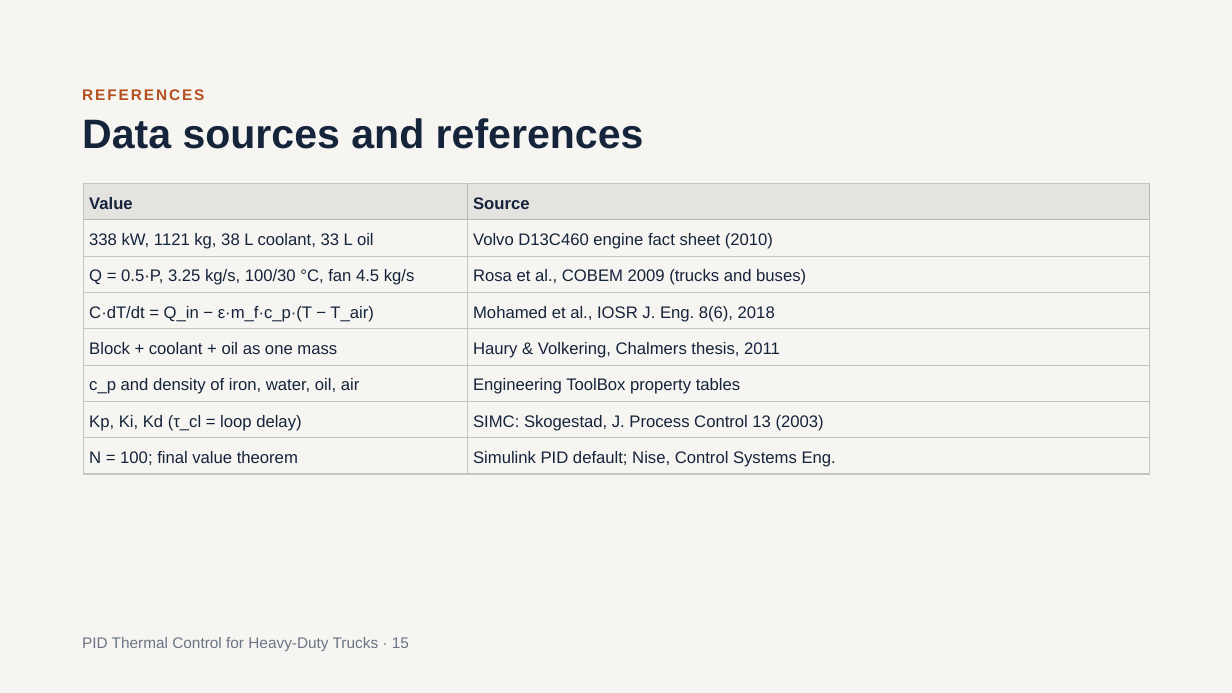
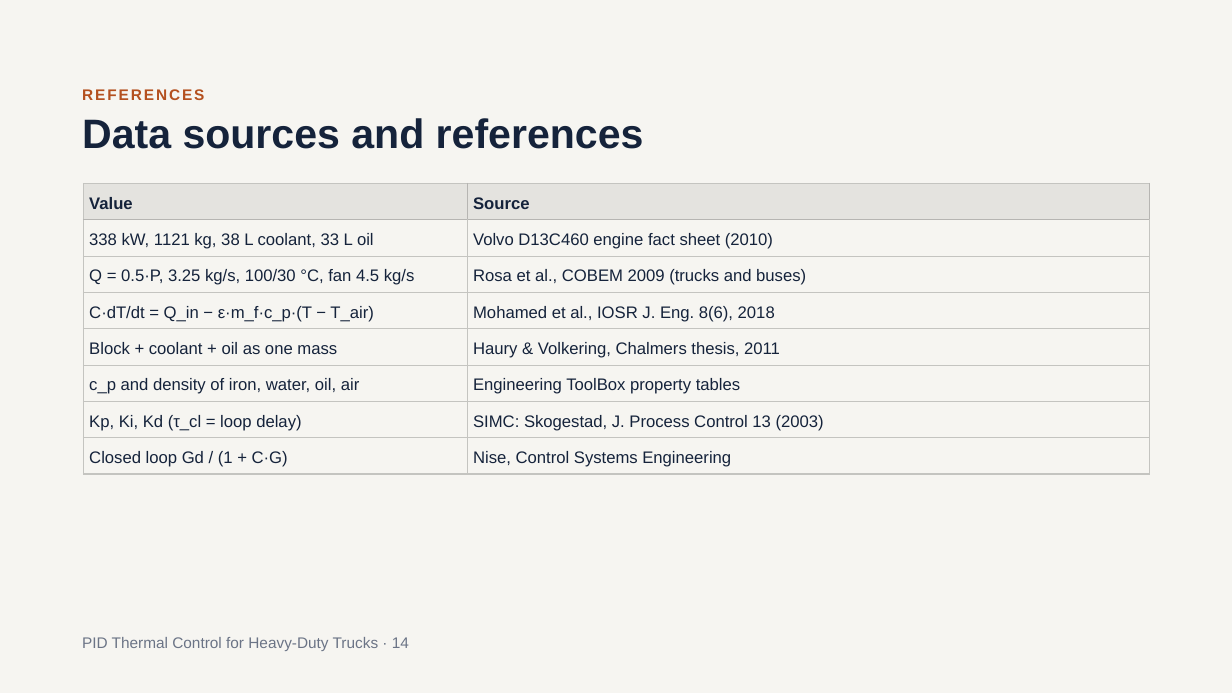
Before and after one commit to SushanthBibi/PID-Cooling-matlab, a slide deck: slide 14 of PID_Thermal_Control_for_Heavy-Duty_Trucks_v2.pptx (slide 15 before the commit). Drawn at 1232x693 pixels with LibreOffice and Linux fonts; fonts in the diff are those of the drawing. Boxes give left, top, right and bottom in pixels: in the first picture for what was removed or moved away, otherwise in the second. Text is boxed around its words. In the diff, an @@ line names an element or a change of style, - is before the commit and + after.

```diff
--- a/PID_Thermal_Control_for_Heavy-Duty_Trucks_v2.pptx
+++ b/PID_Thermal_Control_for_Heavy-Duty_Trucks_v2.pptx
@@ table at box(83, 184, 1151, 474) @@
-row 8, column 1: N = 100; final value theorem
+row 8, column 1: Closed loop Gd / (1 + C·G)
-row 8, column 2: Simulink PID default; Nise, Control Systems Eng.
+row 8, column 2: Nise, Control Systems Engineering
@@ text at box(82, 637, 409, 651): text changed @@
-PID Thermal Control for Heavy-Duty Trucks · 15
+PID Thermal Control for Heavy-Duty Trucks · 14
```
Also in this commit, not shown: 8 other slides changed, 1 slide removed.
